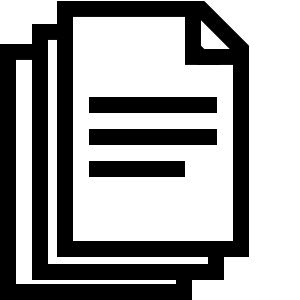
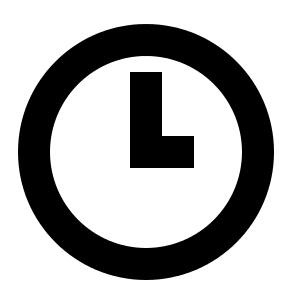
Layered file, before and after one edit (300px x 300px). Changes by layer:
added layer "break copy" above "break" over [18, 24, 274, 280]
hid "Group 1 copy 8" over [0, 1, 249, 300]
